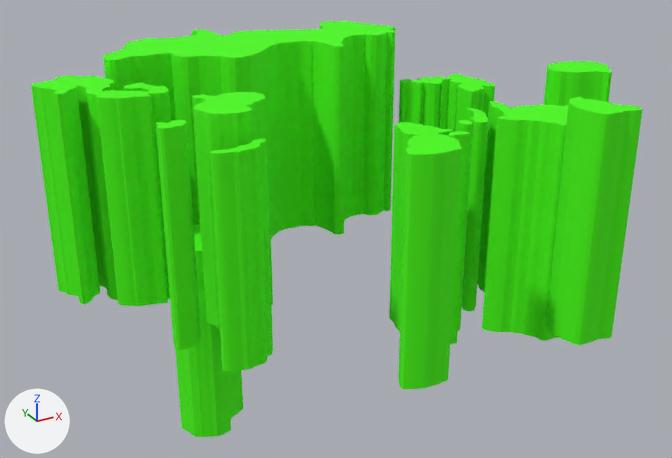
One commit to the COLLADA model sim/unreal/woods_area1_000.dae: the scene before it, then after it.
The view is the same before and after, from a 50 mm camera at (-10.3, -28.8, 17.2) aimed at (4.9, -1.1, 3.4). Every picture has the same lights, and +X, +Y and +Z are marked at lower left.
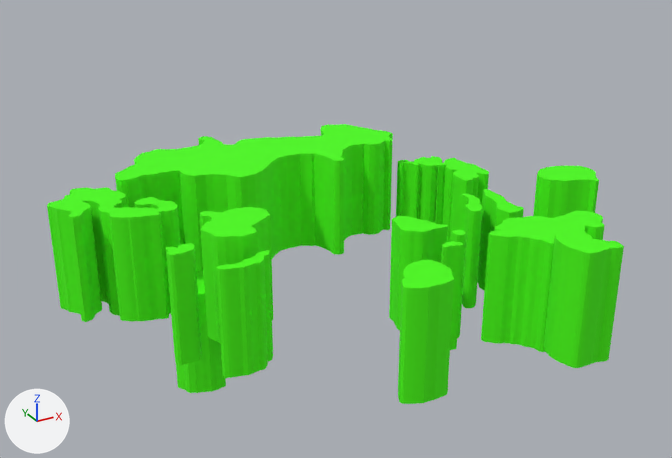
Patch to the scene script:
```diff
--- a/sim/unreal/woods_area1_000.dae.py
+++ b/sim/unreal/woods_area1_000.dae.py
@@ ob_object @@
 ob_object.rotation_euler = (1.571, 0.0, 0.0)  # degrees (90, 0, 0)
+ob_object.scale = (1.0, 0.529, 1.0)
@@ ob_object_001 @@
 ob_object_001.rotation_euler = (1.571, 0.0, 0.0)  # degrees (90, 0, 0)
+ob_object_001.scale = (1.0, 0.536, 1.0)
@@ ob_object_002 @@
 ob_object_002.rotation_euler = (1.571, 0.0, 0.0)  # degrees (90, 0, 0)
+ob_object_002.scale = (1.0, 0.525, 1.0)
@@ ob_object_003 @@
 ob_object_003.rotation_euler = (1.571, 0.0, 0.0)  # degrees (90, 0, 0)
+ob_object_003.scale = (1.0, 0.529, 1.0)
@@ ob_object_004 @@
 ob_object_004.rotation_euler = (1.571, 0.0, 0.0)  # degrees (90, 0, 0)
+ob_object_004.scale = (1.0, 0.532, 0.975)
@@ ob_object_005 @@
 ob_object_005.rotation_euler = (1.571, 0.0, 0.0)  # degrees (90, 0, 0)
+ob_object_005.scale = (1.0, 0.532, 1.0)
@@ ob_object_006 @@
 ob_object_006.rotation_euler = (1.571, 0.0, 0.0)  # degrees (90, 0, 0)
+ob_object_006.scale = (1.0, 0.533, 1.0)
@@ ob_object_007 @@
 ob_object_007.rotation_euler = (1.571, 0.0, 0.0)  # degrees (90, 0, 0)
+ob_object_007.scale = (1.0, 0.525, 1.0)
@@ ob_object_008 @@
 ob_object_008.rotation_euler = (1.571, 0.0, 0.0)  # degrees (90, 0, 0)
+ob_object_008.scale = (1.0, 0.524, 1.0)
@@ ob_object_009 @@
 ob_object_009.rotation_euler = (1.571, 0.0, 0.0)  # degrees (90, 0, 0)
+ob_object_009.scale = (1.0, 0.534, 1.0)
@@ ob_object_010 @@
 ob_object_010.rotation_euler = (1.571, 0.0, 0.0)  # degrees (90, 0, 0)
+ob_object_010.scale = (1.0, 0.53, 1.0)
@@ ob_object_011 @@
 ob_object_011.rotation_euler = (1.571, 0.0, 0.0)  # degrees (90, 0, 0)
+ob_object_011.scale = (1.0, 0.529, 1.0)
@@ ob_object_012 @@
 ob_object_012.rotation_euler = (1.571, 0.0, 0.0)  # degrees (90, 0, 0)
+ob_object_012.scale = (1.0, 0.526, 1.0)
@@ ob_object_013 @@
 ob_object_013.rotation_euler = (1.571, 0.0, 0.0)  # degrees (90, 0, 0)
+ob_object_013.scale = (1.0, 0.537, 1.0)
@@ ob_object_014 @@
 ob_object_014.rotation_euler = (1.571, 0.0, 0.0)  # degrees (90, 0, 0)
+ob_object_014.scale = (1.0, 0.534, 1.0)
@@ ob_object_015 @@
 ob_object_015.rotation_euler = (1.571, 0.0, 0.0)  # degrees (90, 0, 0)
+ob_object_015.scale = (1.0, 0.529, 1.0)
@@ ob_object_016 @@
 ob_object_016.rotation_euler = (1.571, 0.0, 0.0)  # degrees (90, 0, 0)
+ob_object_016.scale = (1.0, 0.533, 1.0)
@@ ob_object_017 @@
 ob_object_017.rotation_euler = (1.571, 0.0, 0.0)  # degrees (90, 0, 0)
+ob_object_017.scale = (1.0, 0.529, 0.774)
```

Location of each change, (x1, y1, x2, y2) in pixels of the pictures (672 x 458 px):
'Object', rescaled (32% shorter)
    before: (103, 21, 395, 239)
    after: (115, 124, 393, 272)
'Object_004', rescaled
    before: (55, 76, 171, 306)
    after: (64, 188, 180, 322)
'Object_013', rescaled (17% narrower, 44% shorter)
    before: (546, 97, 643, 345)
    after: (544, 229, 624, 368)
'Object_014', rescaled (41% shorter)
    before: (482, 101, 613, 341)
    after: (481, 211, 605, 352)
'Object_015', rescaled (11% narrower, 44% shorter)
    before: (398, 133, 461, 389)
    after: (398, 260, 454, 404)
'Object_002', rescaled (9% narrower, 45% shorter)
    before: (210, 139, 273, 372)
    after: (216, 250, 273, 378)
'Object_005', rescaled (20% narrower, 44% shorter)
    before: (31, 80, 100, 304)
    after: (47, 197, 102, 322)
'Object_001', rescaled (10% narrower, 42% shorter)
    before: (192, 92, 273, 328)
    after: (200, 207, 273, 344)
'Object_003', rescaled (20% narrower, 47% shorter)
    before: (156, 120, 201, 350)
    after: (166, 243, 202, 365)
'Object_017', rescaled
    before: (175, 223, 243, 437)
    after: (176, 271, 226, 393)
'Object_016', rescaled
    before: (544, 61, 612, 106)
    after: (533, 166, 599, 218)
'Object_007', rescaled
    before: (440, 74, 495, 132)
    after: (435, 158, 489, 242)
'Object_010', rescaled (8% narrower, 45% shorter)
    before: (389, 122, 453, 331)
    after: (389, 216, 448, 330)
'Object_006', rescaled
    before: (399, 76, 444, 128)
    after: (396, 156, 442, 223)
'Object_009', rescaled
    before: (462, 108, 488, 311)
    after: (459, 194, 482, 308)
'Object_008', rescaled
    before: (477, 101, 512, 292)
    after: (477, 189, 524, 291)
'Object_012', rescaled
    before: (448, 131, 469, 344)
    after: (441, 241, 463, 350)
'Object_011', rescaled
    before: (457, 120, 473, 331)
    after: (451, 230, 466, 338)
